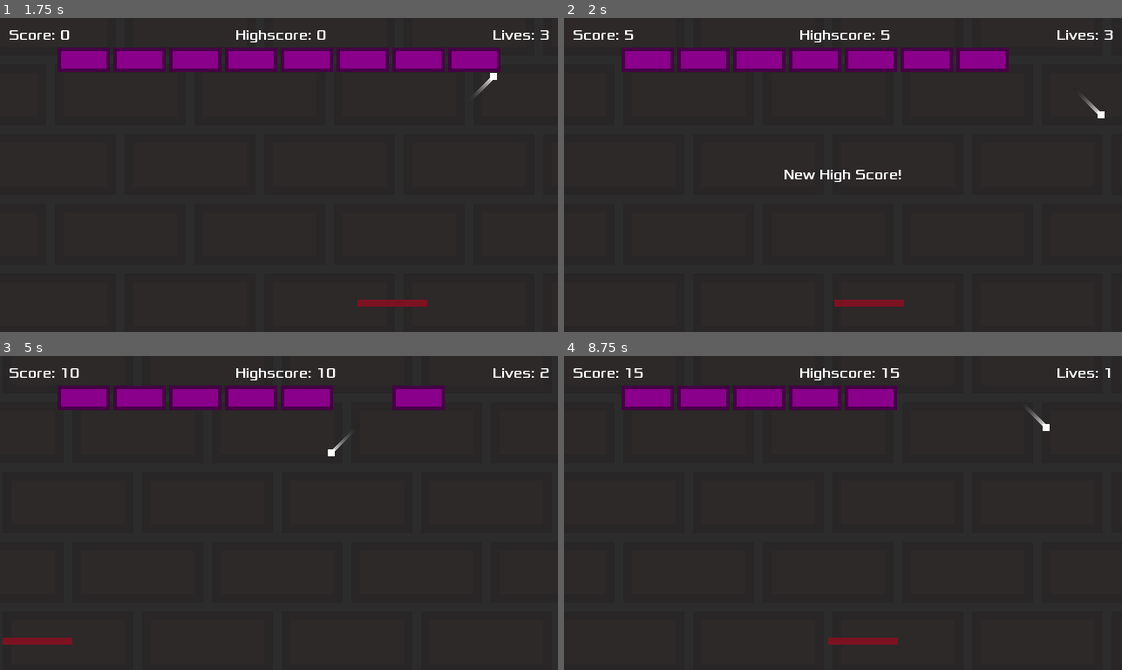
Above: before the commit, frames 1-4 (two rows, left to right).
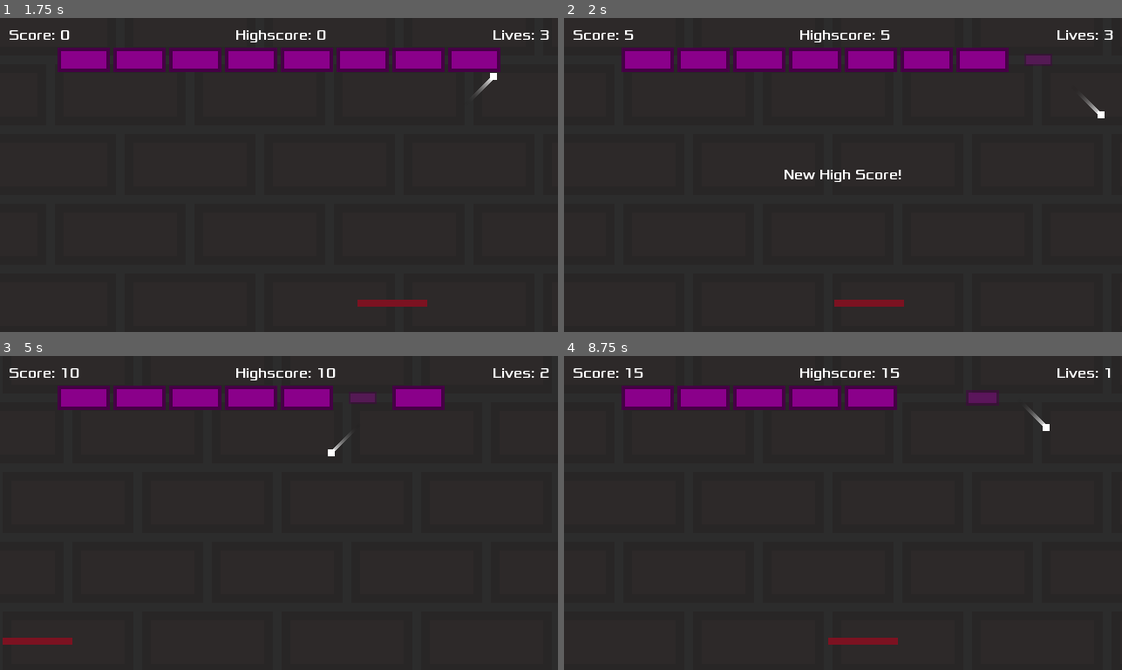
Above: after the commit, the same moments.

Repository: Boyquotes/godot-bricks
Game: Godot game, scene res://levels/World.tscn
Two runs of this game, one before a commit and one after it. Both use one fixed random seed, a clock stepped at 60 frames per second and the inputs below.
Inputs:
- Up to frame 1 (1.75 s): tap Enter (ui_accept) at 0.5, 0.77, 1.52 s; hold Right (ui_right) 0.53-1.28 s; hold Left (ui_left) from 1.28 s (still down)
- Up to frame 2 (2 s): keep holding Left (ui_left)
- Up to frame 3 (5 s): release Left (ui_left) at 2.03 s; hold Right (ui_right) 2.03-3.53 s; tap Enter (ui_accept) at 3.02, 3.5, 3.77, 4.52 s; hold Left (ui_left) from 3.53 s (still down)
- Up to frame 4 (8.75 s): release Left (ui_left) at 5.78 s; hold Right (ui_right) 5.78-8.03 s; tap Enter (ui_accept) at 6.02, 6.77, 7.52 s; hold Left (ui_left) from 8.03 s (still down)

Frame 1 is identical in both runs. In frame 2, 0.1% of the frame differs, in the area x 82-88%, y 11-15%; in frame 3, 0.1%; in frame 4, 0.2%, in the area x 72-78%, y 11-15%.

Commit message:
Adding brick destroy animation - close #8

Diff:
--- a/objects/Brick.gd
+++ b/objects/Brick.gd
@@ -31,7 +31,12 @@
 func hit():
   lives -= 1
   if lives <= 0:
+    $Collision.disabled = true
     emit_signal('broke', starting_lives)
-    queue_free()
+    $AnimationPlayer.play("destroy")
   else:
     set_texture()
+
+func _on_AnimationPlayer_animation_finished(anim_name):
+  if anim_name == "destroy":
+    queue_free()
--- a/objects/Brick.tscn
+++ b/objects/Brick.tscn
@@ -15,6 +15,62 @@
 
 [sub_resource type="RectangleShape2D" id=2]
 extents = Vector2( 15, 7 )
+
+[sub_resource type="Animation" id=3]
+resource_name = "destroy"
+length = 0.4
+step = 0.05
+tracks/0/type = "value"
+tracks/0/path = NodePath(".:modulate")
+tracks/0/interp = 1
+tracks/0/loop_wrap = true
+tracks/0/imported = false
+tracks/0/enabled = true
+tracks/0/keys = {
+"times": PoolRealArray( 0, 0.4 ),
+"transitions": PoolRealArray( 1, 1 ),
+"update": 0,
+"values": [ Color( 1, 1, 1, 1 ), Color( 1, 1, 1, 0 ) ]
+}
+tracks/1/type = "value"
+tracks/1/path = NodePath(".:scale")
+tracks/1/interp = 1
+tracks/1/loop_wrap = true
+tracks/1/imported = false
+tracks/1/enabled = true
+tracks/1/keys = {
+"times": PoolRealArray( 0, 0.05, 0.4 ),
+"transitions": PoolRealArray( 1, 1, 1 ),
+"update": 0,
+"values": [ Vector2( 2, 2 ), Vector2( 2.2, 2.2 ), Vector2( 1e-005, 1e-005 ) ]
+}
+
+[sub_resource type="Animation" id=4]
+resource_name = "init"
+tracks/0/type = "value"
+tracks/0/path = NodePath(".:scale")
+tracks/0/interp = 1
+tracks/0/loop_wrap = true
+tracks/0/imported = false
+tracks/0/enabled = true
+tracks/0/keys = {
+"times": PoolRealArray( 0 ),
+"transitions": PoolRealArray( 1 ),
+"update": 0,
+"values": [ Vector2( 2, 2 ) ]
+}
+tracks/1/type = "value"
+tracks/1/path = NodePath(".:modulate")
+tracks/1/interp = 1
+tracks/1/loop_wrap = true
+tracks/1/imported = false
+tracks/1/enabled = true
+tracks/1/keys = {
+"times": PoolRealArray( 0 ),
+"transitions": PoolRealArray( 1 ),
+"update": 0,
+"values": [ Color( 1, 1, 1, 1 ) ]
+}
 
 [node name="Brick" type="StaticBody2D" groups=[
 "bricks",
@@ -35,3 +91,9 @@
 [node name="Collision" type="CollisionShape2D" parent="."]
 visible = false
 shape = SubResource( 2 )
+
+[node name="AnimationPlayer" type="AnimationPlayer" parent="."]
+autoplay = "init"
+anims/destroy = SubResource( 3 )
+anims/init = SubResource( 4 )
+[connection signal="animation_finished" from="AnimationPlayer" to="." method="_on_AnimationPlayer_animation_finished"]
Not shown: 1 places in objects/Brick.tscn that only renumber resources
